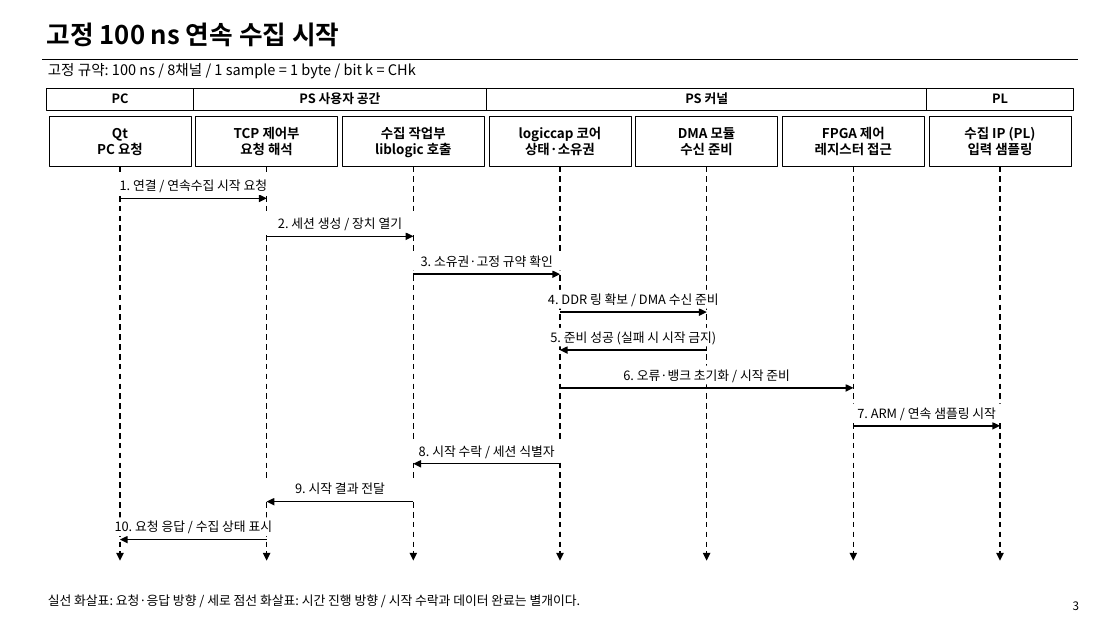
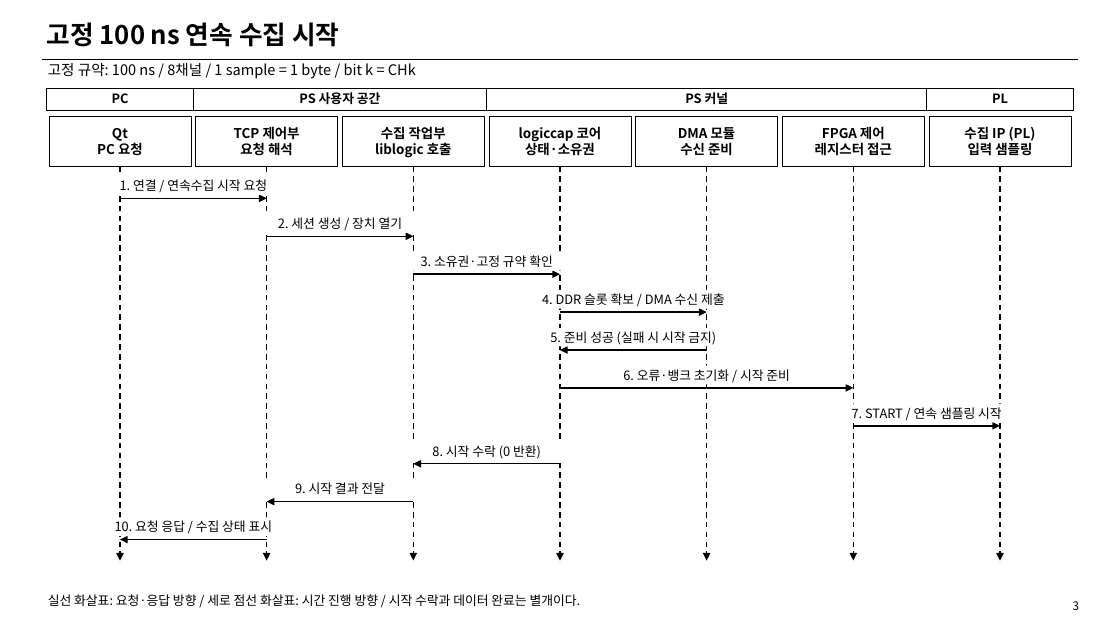
Before and after one commit to shinyuji/lucky_kernel, a slide deck: slide 5 of docs/FPGA_Linux_Qt_Sequence_Diagram.pptx. Drawn at 1120x630 pixels with LibreOffice and Linux fonts; fonts in the diff are those of the drawing. Boxes give left, top, right and bottom in pixels: in the first picture for what was removed or moved away, otherwise in the second. Text is boxed around its words. In the diff, an @@ line names an element or a change of style, - is before the commit and + after.

```diff
--- a/docs/FPGA_Linux_Qt_Sequence_Diagram.pptx
+++ b/docs/FPGA_Linux_Qt_Sequence_Diagram.pptx
@@ text at box(542, 293, 725, 309): text changed @@
-4. DDR 링 확보 / DMA 수신 준비
+4. DDR 슬롯 확보 / DMA 수신 제출
@@ text in rectangle at box(852, 407, 1002, 419): text changed @@
-7. ARM / 연속 샘플링 시작
+7. START / 연속 샘플링 시작
@@ text at box(432, 445, 541, 459): text changed @@
-8. 시작 수락 / 세션 식별자
+8. 시작 수락 (0 반환)
```
Also in this commit, not shown: 5 other slides changed.
